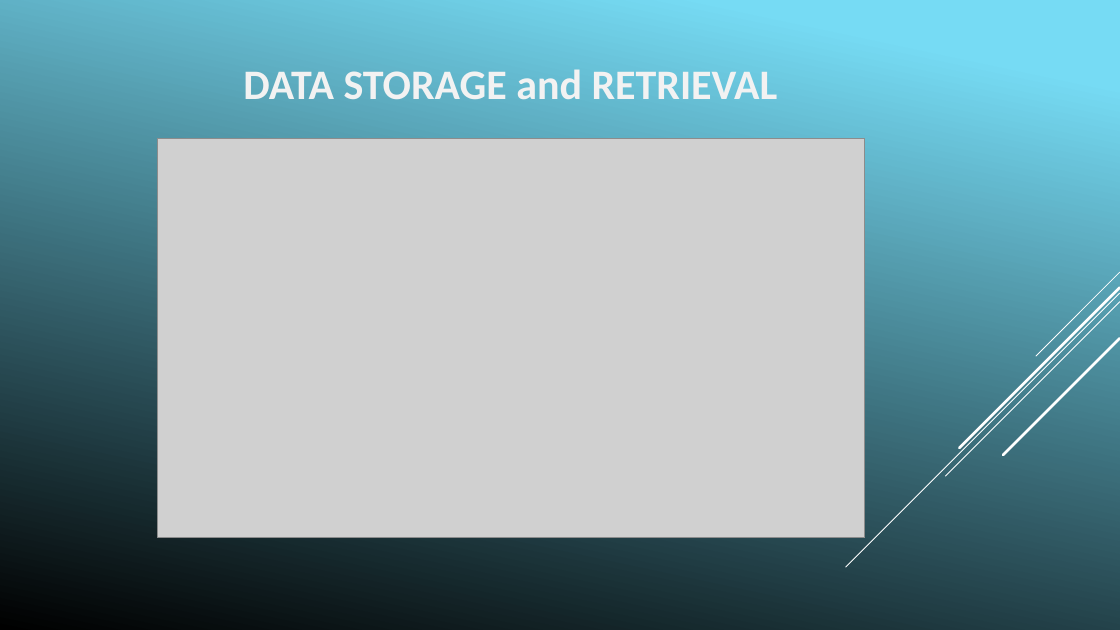
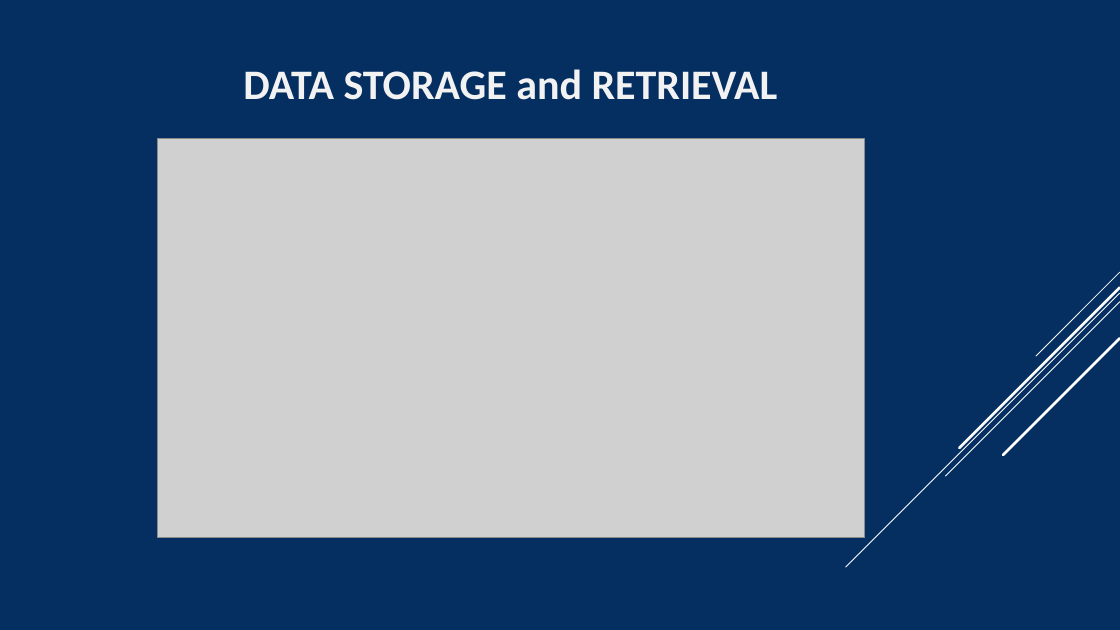
Before and after one commit to pengdsci/STA551, a slide deck: slide 8 of w01/What-is-data-sience.pptx. Drawn at 1120x630 pixels with LibreOffice and Linux fonts; fonts in the diff are those of the drawing; grey boxes stand for pictures. Boxes give left, top, right and bottom in pixels: in the first picture for what was removed or moved away, otherwise in the second. Text is boxed around its words. In the diff, an @@ line names an element or a change of style, - is before the commit and + after.

```diff
--- a/w01/What-is-data-sience.pptx
+++ b/w01/What-is-data-sience.pptx
@@ background gradient #76DBF4 to #000000 to #052F61 @@
```
Also in this commit, not shown: 6 other slides changed.
